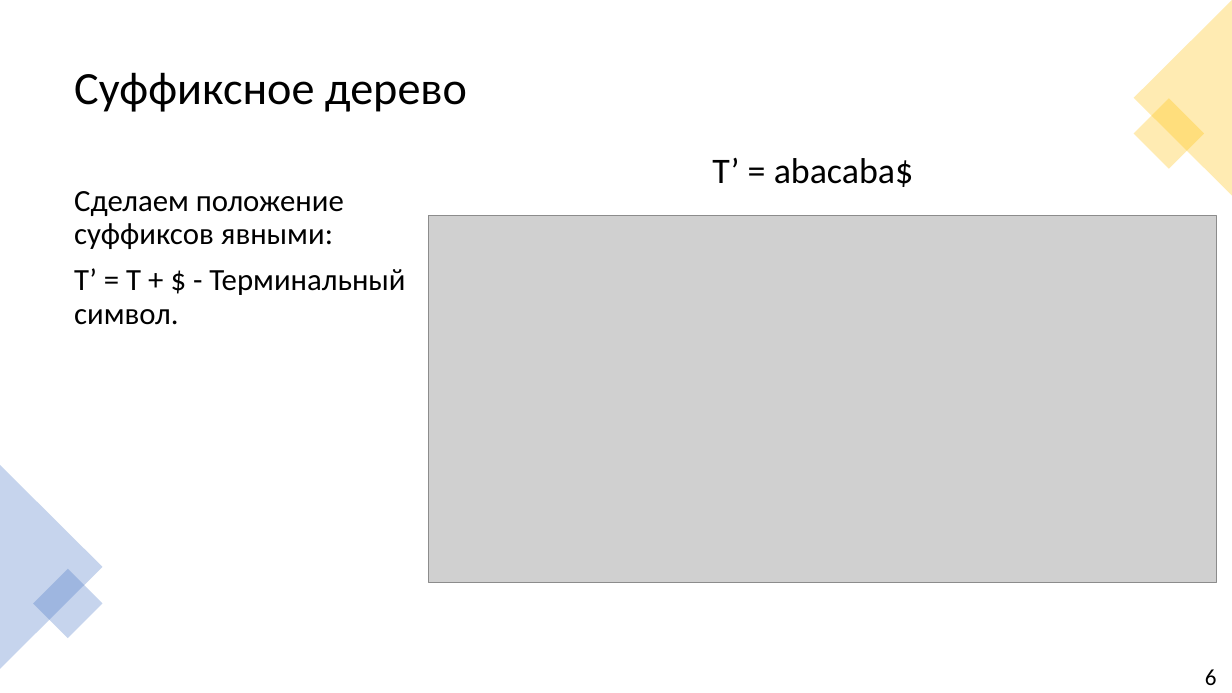
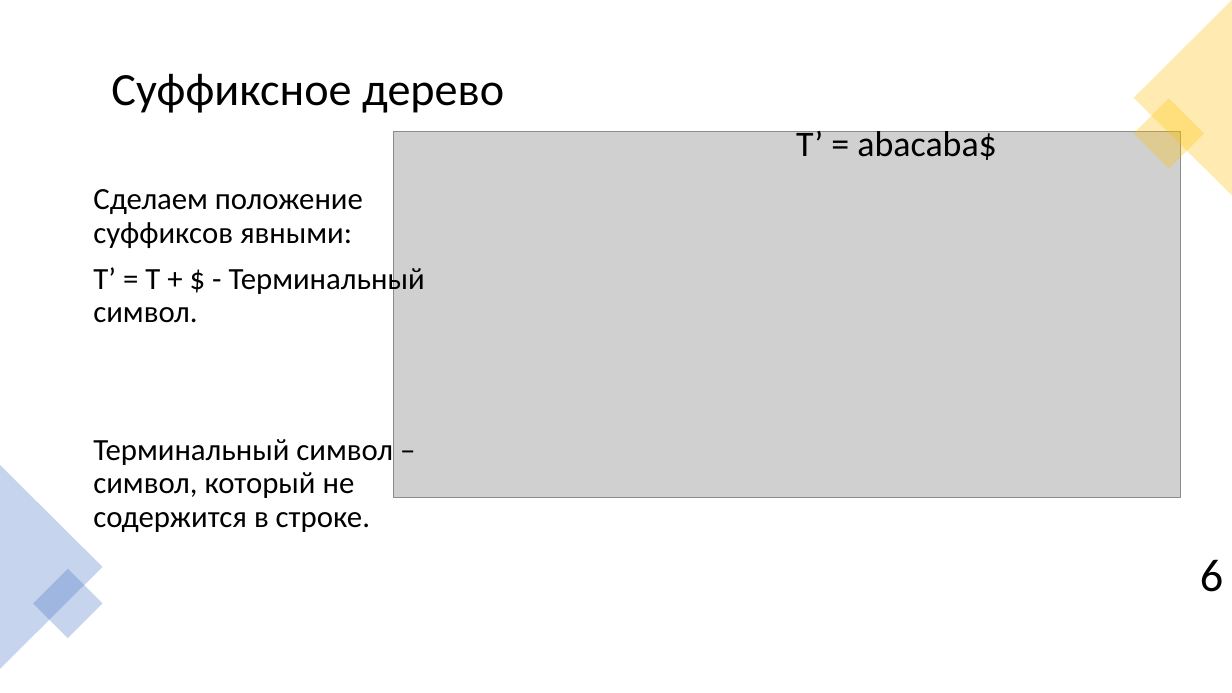
Before and after one commit to Pompon-Den/Suff-Tree-Algorithm-Ykkonen, a slide deck: slide 7 of Algorithm Ykkonena.pptx. Drawn at 1232x693 pixels with LibreOffice and Linux fonts; fonts in the diff are those of the drawing; grey boxes stand for pictures; background and template pictures are left out. Boxes give left, top, right and bottom in pixels: in the first picture for what was removed or moved away, otherwise in the second. Text is boxed around its words. In the diff, an @@ line names an element or a change of style, - is before the commit and + after.

```diff
--- a/Algorithm Ykkonena.pptx
+++ b/Algorithm Ykkonena.pptx
@@ title "Суффиксное дерево": place and size @@
-title "Суффиксное дерево" at [74, 72, 467, 112]
+title "Суффиксное дерево" at [111, 73, 504, 113]
@@ text "T’ = abacaba$" rewrapped from [712, 157, 914, 187] to [796, 126, 997, 160] @@
@@ picture: place and size @@
-picture at [429, 216, 1217, 582]
+picture at [393, 132, 1181, 498]
@@ text "Сделаем положение суффиксов явными:": place and size @@
-text "Сделаем положение суффиксов явными:" at [74, 191, 405, 325]
+text "Сделаем положение суффиксов явными:" at [93, 189, 425, 532]
@@ text at [93, 439, 393, 532]: paragraph added @@
+Терминальный символ – символ, который не содержится в строке.
@@ text "6": place and size @@
-text "6" at [1205, 669, 1217, 685]
+text "6" at [1200, 559, 1223, 592]
@@ text "6" at [1200, 559, 1223, 592]: size 18 to 36 pt; more space between paragraphs @@
```
Also in this commit, not shown: 13 other slides changed, 1 slide added, 9 slides removed, 5 other files.
